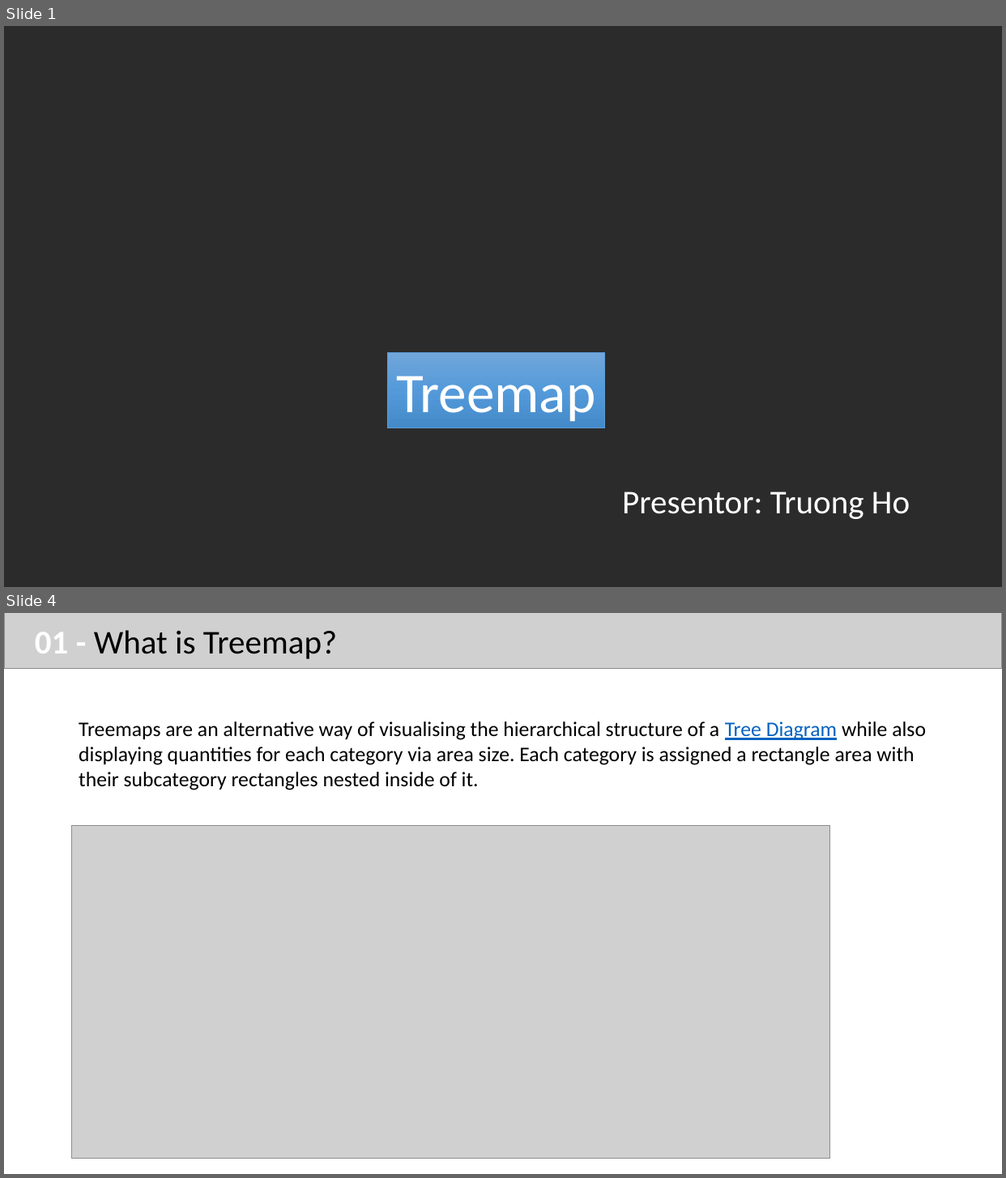
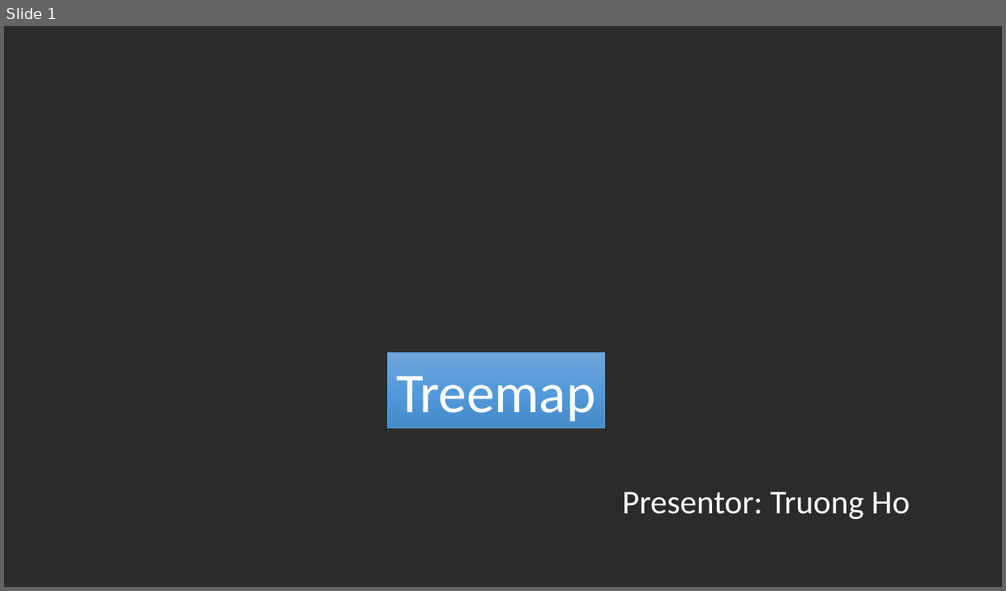
Before and after one commit to trungvn222/tranning-test, a slide deck: D3-training.pptx. Shown one above the other, each under a label of ours: slides 1 and 4 before the commit, slide 1 after it; the slides between them are not shown. The pictures are 1006x1178 and 1006x591 pixels, drawn with LibreOffice and Linux fonts; fonts in the diff are those of the drawing; grey boxes stand for pictures; background and template pictures are left out; a plain dark background stands for a picture behind light text. Boxes give left, top, right and bottom in pixels: in the first picture for what was removed or moved away, otherwise in the second. Text is boxed around its words. In the diff, an @@ line names an element or a change of style, - is before the commit and + after.

```diff
--- a/D3-training.pptx
+++ b/D3-training.pptx
@@ slide 4 removed at <box>4,613,1002,1174</box>, background #FFFFFF @@
@@ picture removed at <box>4,613,1002,668</box> @@
@@ text removed at <box>35,630,337,659</box> @@
-01 - What is Treemap?
@@ text removed at <box>79,722,926,790</box> @@
-Treemaps are an alternative way of visualising the hierarchical structure of a Tree Diagram while also displaying quantities for each category via area size. Each category is assigned a rectangle area with their subcategory rectangles nested inside of it.
@@ picture removed at <box>71,825,830,1158</box> @@
```
Also in this commit, not shown: 8 slides added, 3 other slides removed, 4 other files.
